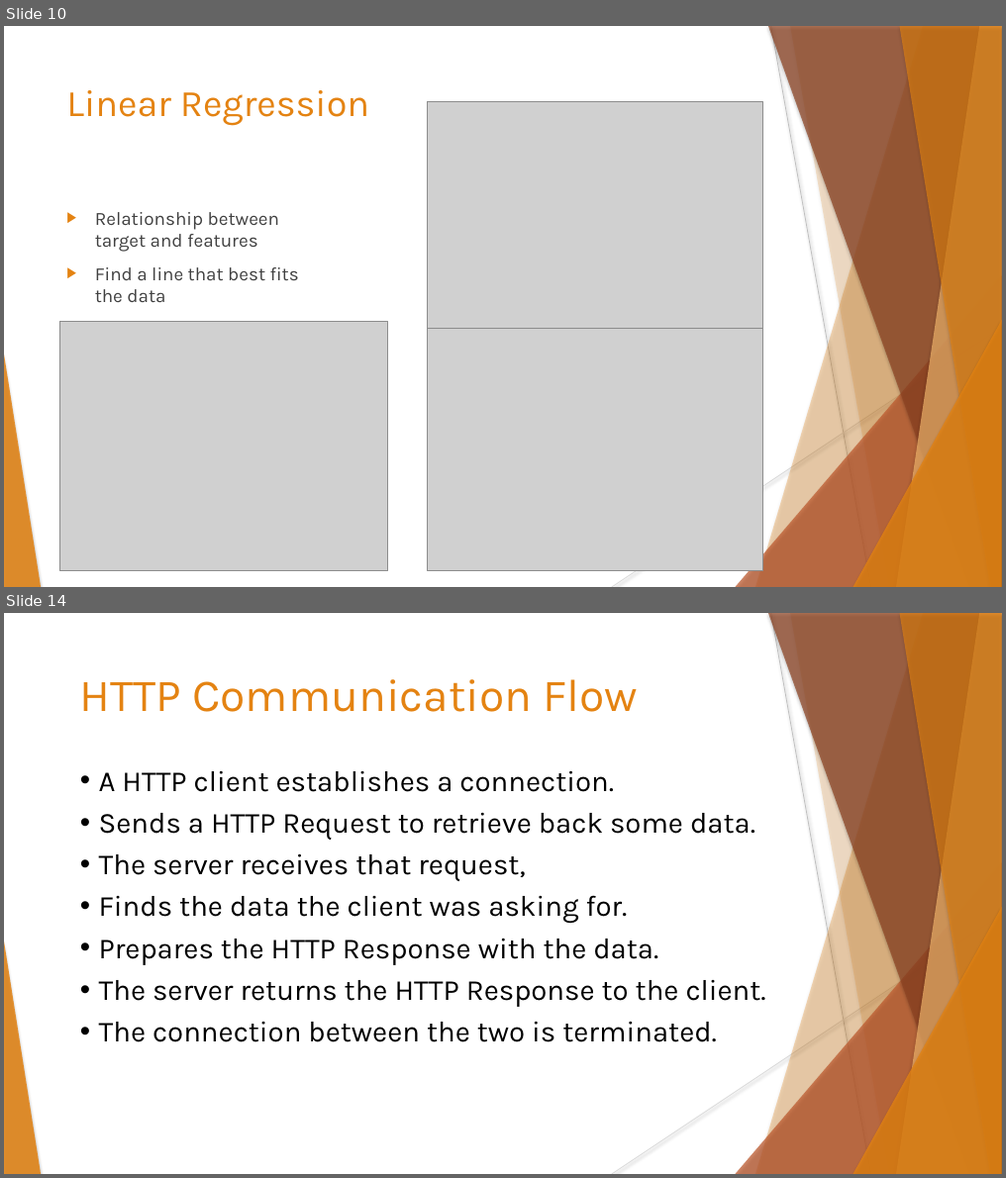
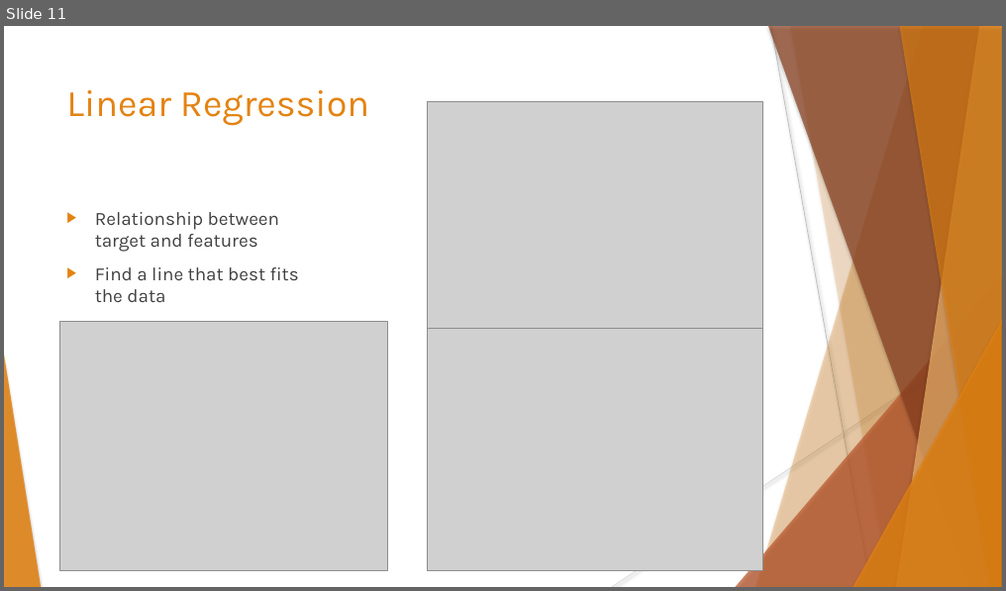
Before and after one commit to data-max-hq/workshop-epoka, a slide deck: Presentations/Introduction to Machine Learning.pptx. Shown one above the other, each under a label of ours: slides 10 and 14 before the commit, slide 11 after it; the slides between them are not shown. The pictures are 1006x1178 and 1006x591 pixels, drawn with LibreOffice and Linux fonts; fonts in the diff are those of the drawing; grey boxes stand for pictures; background and template pictures are left out. Boxes give left, top, right and bottom in pixels: in the first picture for what was removed or moved away, otherwise in the second. Text is boxed around its words. In the diff, an @@ line names an element or a change of style, - is before the commit and + after.

```diff
--- a/Presentations/Introduction to Machine Learning.pptx
+++ b/Presentations/Introduction to Machine Learning.pptx
@@ slide 14 removed at (x1=4, y1=613, x2=1002, y2=1174), background #FFFFFF; not listed: 10 template elements that a slide beside it also shows @@
@@ text removed at (x1=80, y1=679, x2=638, y2=712) @@
-HTTP Communication Flow
@@ text removed at (x1=99, y1=770, x2=766, y2=1043) @@
-• A HTTP client establishes a connection.
-• Sends a HTTP Request to retrieve back some data.
-• The server receives that request,
-• Finds the data the client was asking for.
-• Prepares the HTTP Response with the data.
-• The server returns the HTTP Response to the client.
-• The connection between the two is terminated.
@@ what was slide 10 is now slide 11 @@
```
Also in this commit, not shown: 12 slides changed, 4 slides added, 1 other slide removed, 1 other file.
